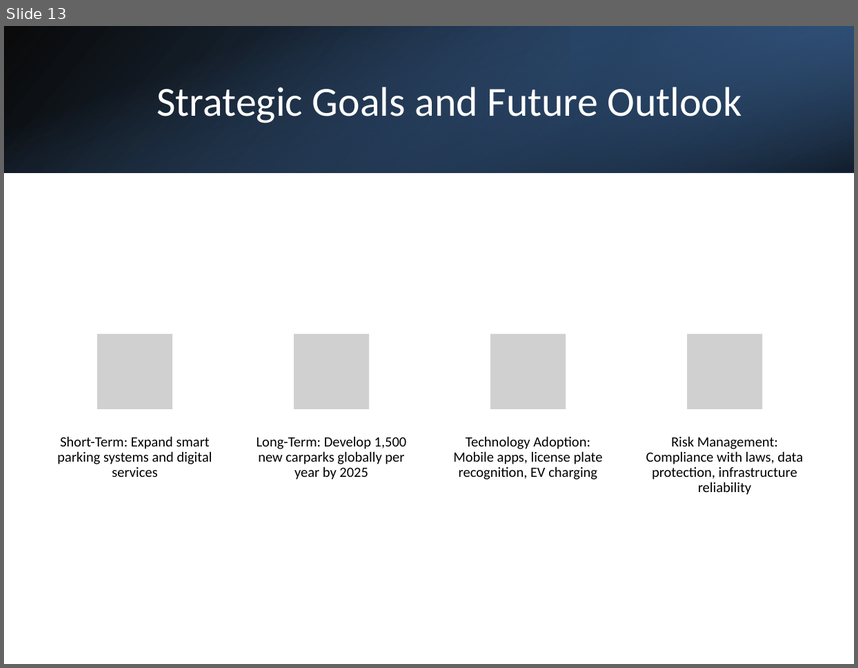
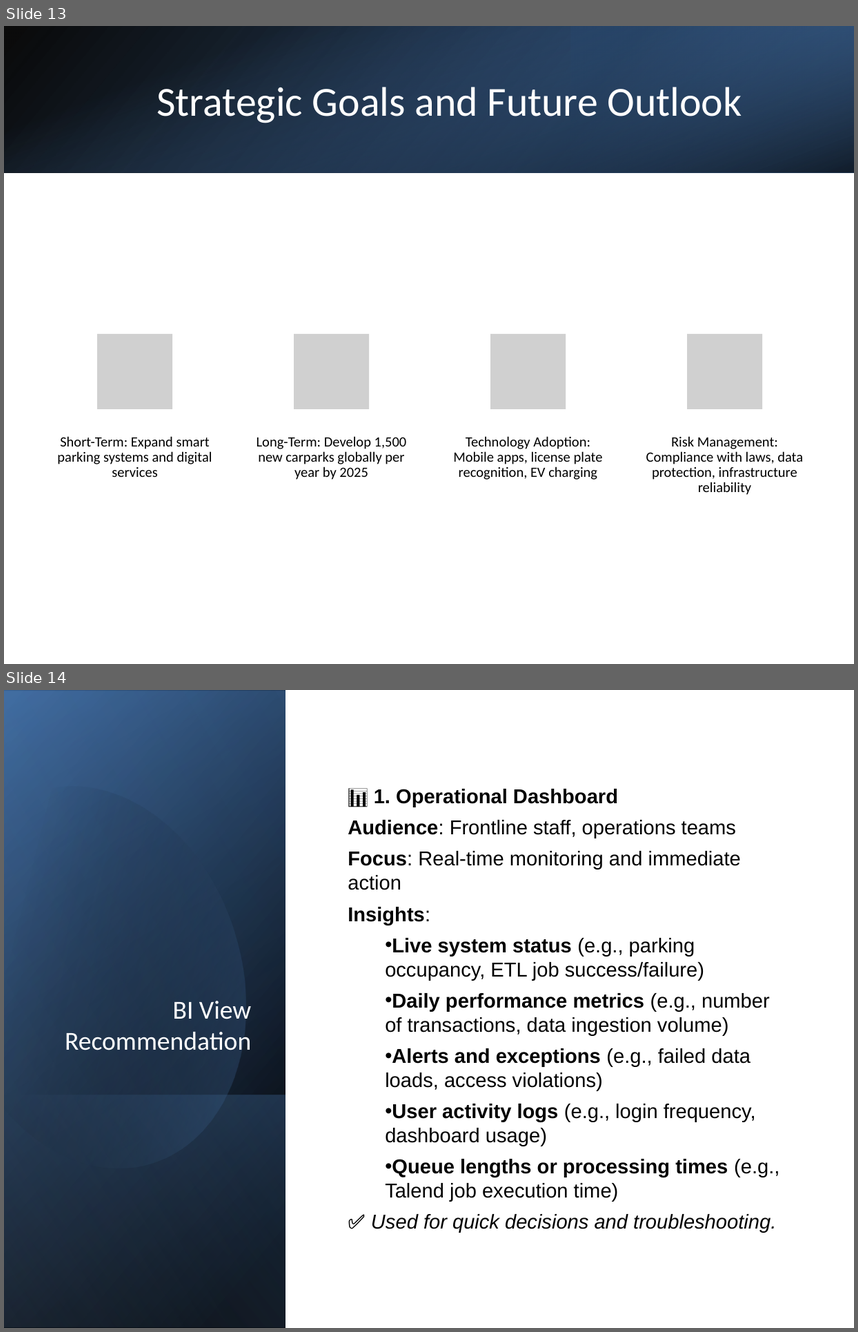
Before and after one commit to tello911/Learning, a slide deck: Company Research/TIMES24/TIMES24_Company_Fundamentals_Presentation.pptx. Shown one above the other, each under a label of ours: slide 13 before the commit, slides 13 and 14 after it. The pictures are 858x668 and 858x1332 pixels, drawn with LibreOffice and Linux fonts; fonts in the diff are those of the drawing; grey boxes stand for pictures. Boxes give left, top, right and bottom in pixels: in the first picture for what was removed or moved away, otherwise in the second. Text is boxed around its words. In the diff, an @@ line names an element or a change of style, - is before the commit and + after.

```diff
--- a/Company Research/TIMES24/TIMES24_Company_Fundamentals_Presentation.pptx
+++ b/Company Research/TIMES24/TIMES24_Company_Fundamentals_Presentation.pptx
@@ slide 14 added at [4, 690, 854, 1328], background #FFFFFF @@
@@ rectangle added at [4, 690, 854, 1328], fill #FFFFFF @@
@@ rectangle added at [5, 690, 286, 1327], fill gradient #000000 to #376092 @@
@@ rectangle added at [5, 691, 286, 1328], fill gradient #000000 to #4F81BD @@
@@ rectangle added at [5, 690, 286, 1326], fill gradient #000000 to #95B3D7 @@
@@ freeform shape added at [4, 750, 290, 1199], fill gradient #000000 to #4F81BD @@
@@ text added at [348, 789, 780, 1232], 17 pt, text #000000 @@
+📊 1. Operational Dashboard
+Audience: Frontline staff, operations teams
+Focus: Real-time monitoring and immediate action
+Insights:
+  • Live system status (e.g., parking occupancy, ETL job success/failure)
+  • Daily performance metrics (e.g., number of transactions, data ingestion volume)
+  • Alerts and exceptions (e.g., failed data loads, access violations)
+  • User activity logs (e.g., login frequency, dashboard usage)
+  • Queue lengths or processing times (e.g., Talend job execution time)
+✅ Used for quick decisions and troubleshooting.
@@ title added at [65, 1000, 251, 1050], 22 pt, text #FFFFFF @@
+BI View Recommendation
@@ rectangle added at [5, 1095, 286, 1328], fill gradient #4F81BD to #000000 @@
```
Also in this commit, not shown: 2 other slides added, 1 other file.
